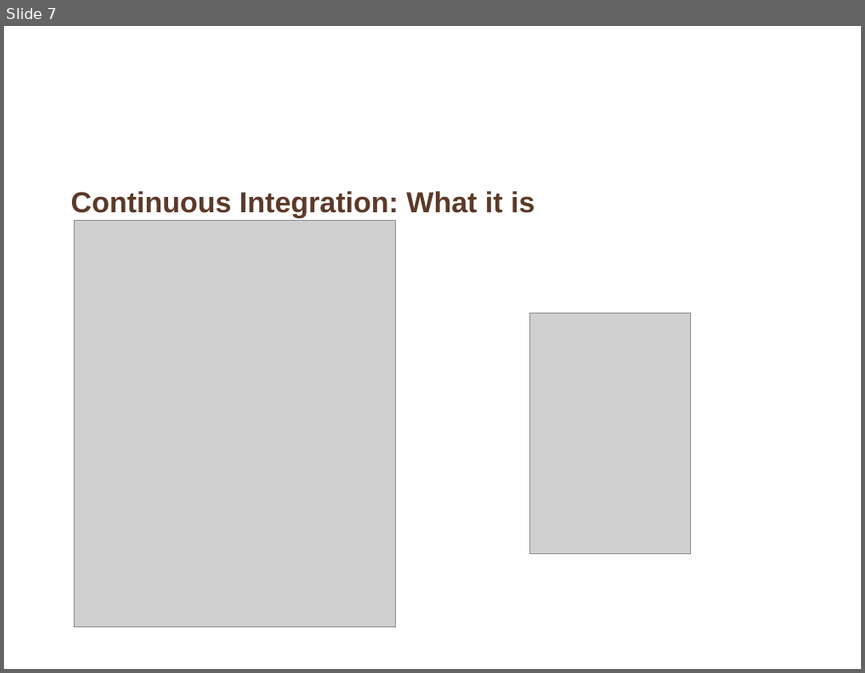
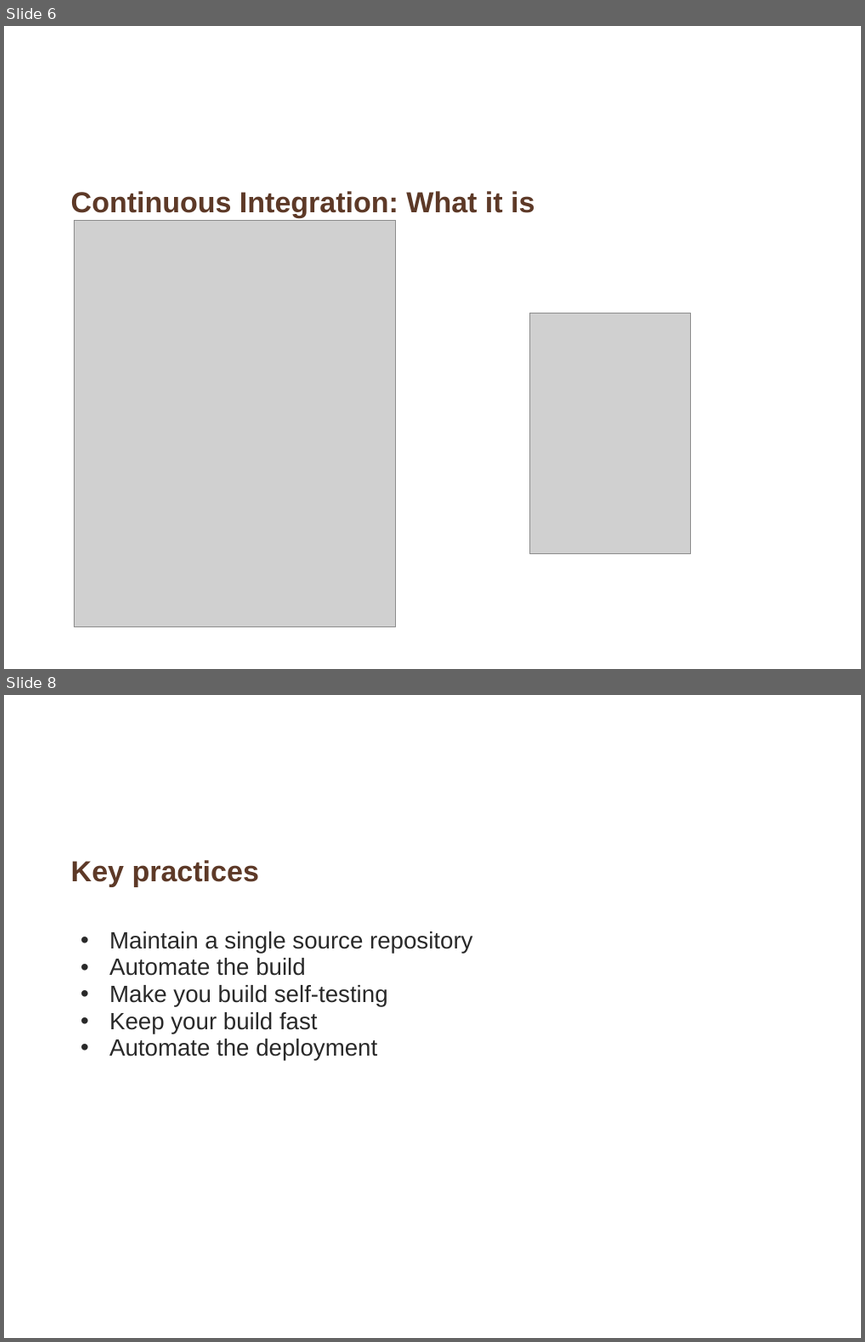
Before and after one commit to whimet/cruisetraining, a slide deck: Introduction_continuous_integration.ppt. Shown one above the other, each under a label of ours: slide 7 before the commit, slides 6 and 8 after it; the slides between them are not shown. The pictures are 865x673 and 865x1342 pixels, drawn with LibreOffice and Linux fonts; fonts in the diff are those of the drawing; grey boxes stand for pictures; background and template pictures are left out. Boxes give left, top, right and bottom in pixels: in the first picture for what was removed or moved away, otherwise in the second. Text is boxed around its words. In the diff, an @@ line names an element or a change of style, - is before the commit and + after.

```diff
--- a/Introduction_continuous_integration.ppt
+++ b/Introduction_continuous_integration.ppt
@@ slide 8 added at [4,695,861,1338], background picture (left out) @@
@@ title added at [71,860,259,886], 27 pt, text #5D3927, bold @@
+Key practices
@@ text added at [109,931,472,1061], 22 pt, text #292929 @@
+  • Maintain a single source repository
+  • Automate the build
+  • Make you build self-testing
+  • Keep your build fast
+  • Automate the deployment
@@ what was slide 7 is now slide 6 @@
```
Also in this commit, not shown: 2 slides changed, 10 other slides added, 9 slides removed.
